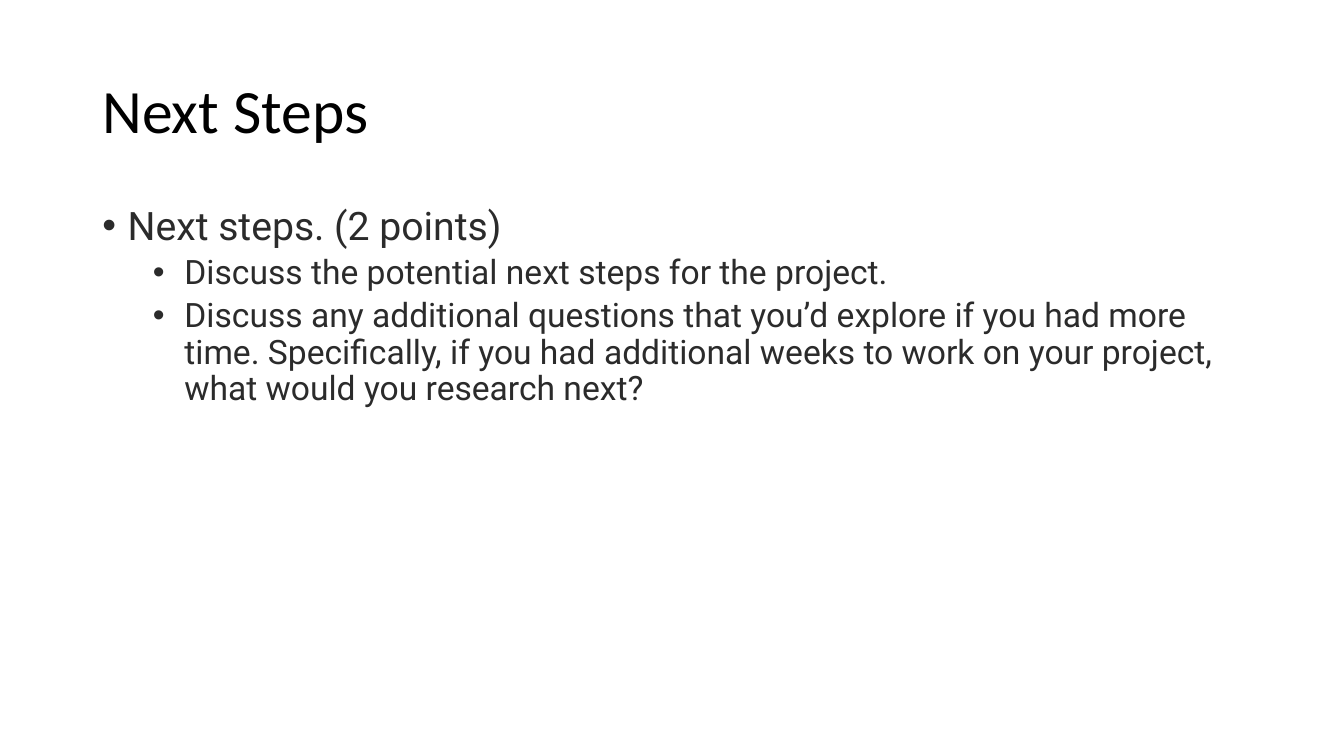
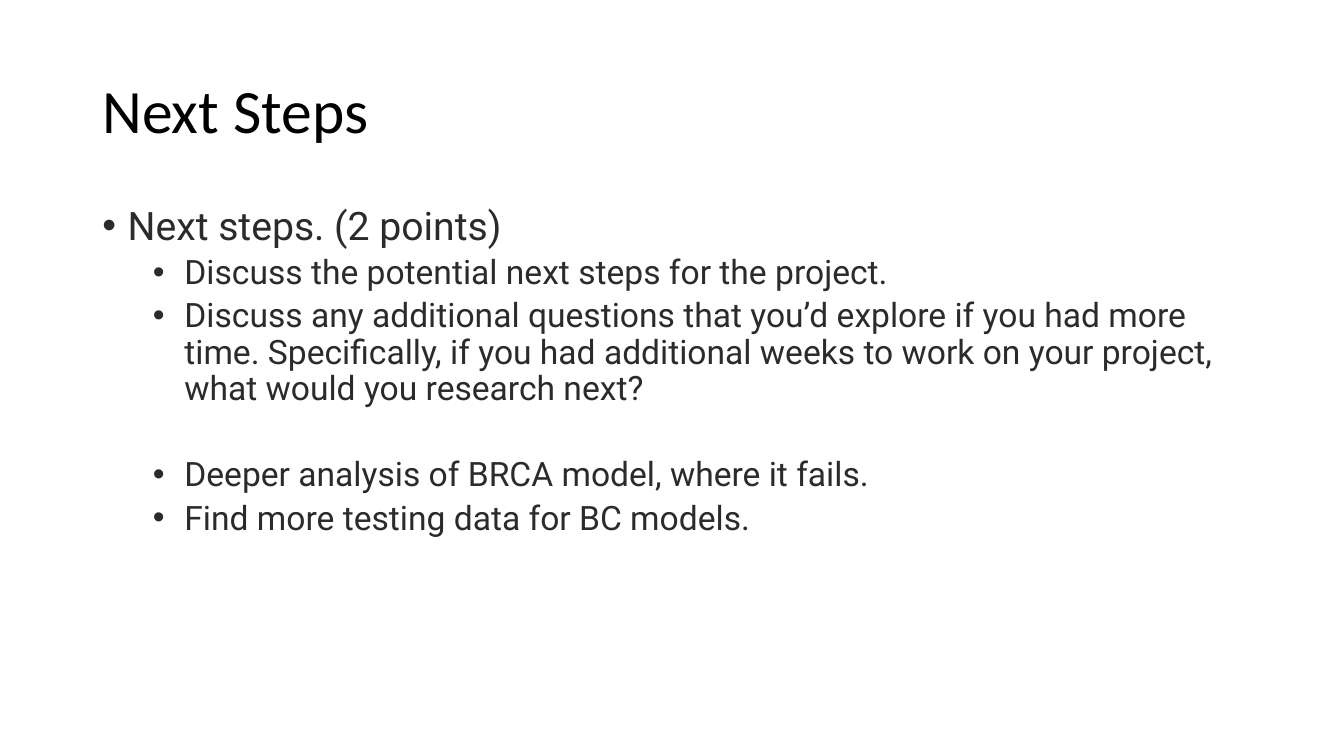
Before and after one commit to Nanya29/Group_Project_2, a slide deck: slide 9 of Project 2 Presentation.pptx. Drawn at 1344x756 pixels with LibreOffice and Linux fonts; fonts in the diff are those of the drawing. Boxes give left, top, right and bottom in pixels: in the first picture for what was removed or moved away, otherwise in the second. Text is boxed around its words. In the diff, an @@ line names an element or a change of style, - is before the commit and + after.

```diff
--- a/Project 2 Presentation.pptx
+++ b/Project 2 Presentation.pptx
@@ text at [184, 460, 868, 537]: paragraphs added @@
+  • Deeper analysis of BRCA model, where it fails.
+  • Find more testing data for BC models.
```
Also in this commit, not shown: 5 other slides changed, 1 other file.
